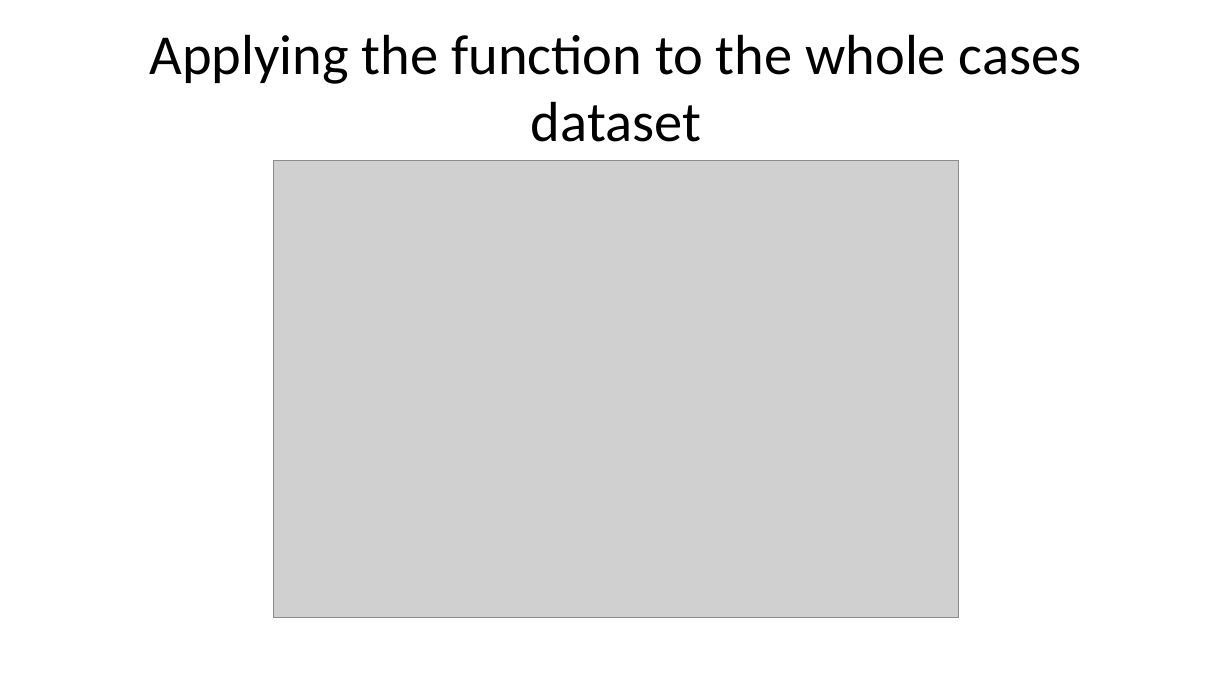
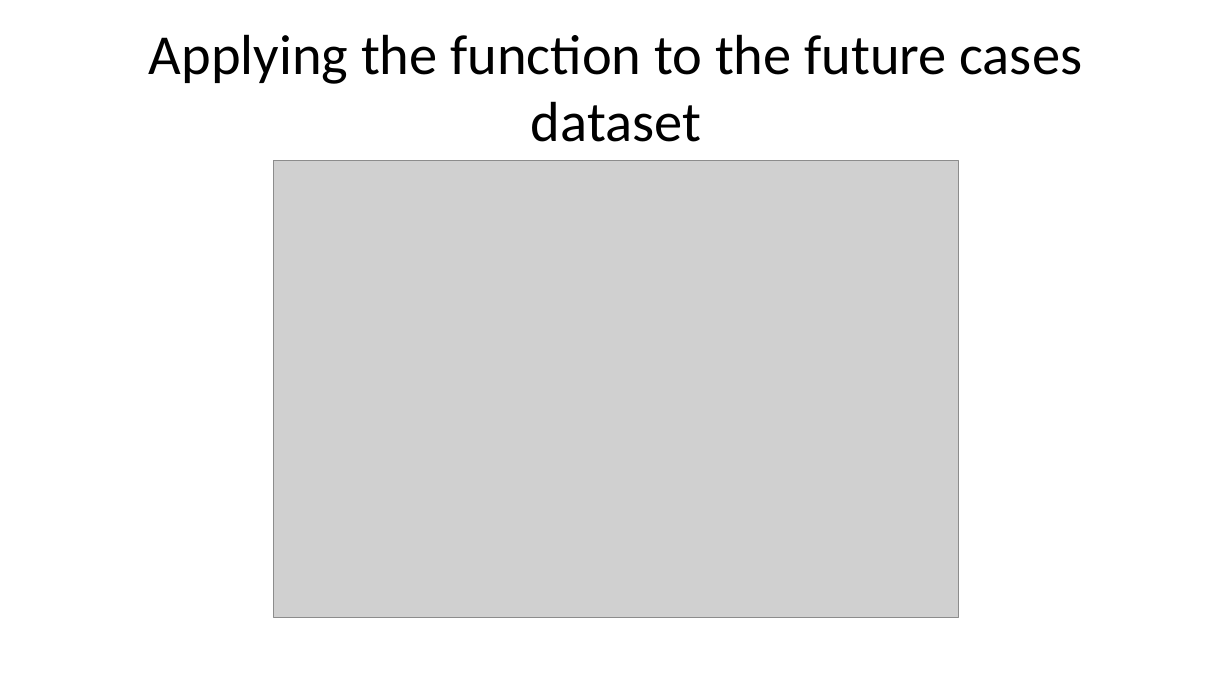
Before and after one commit to austinlackey/covid-simulations, a slide deck: slide 25 of main.pptx (slide 22 before the commit). Drawn at 1232x693 pixels with LibreOffice and Linux fonts; fonts in the diff are those of the drawing; grey boxes stand for pictures. Boxes give left, top, right and bottom in pixels: in the first picture for what was removed or moved away, otherwise in the second. Text is boxed around its words. In the diff, an @@ line names an element or a change of style, - is before the commit and + after.

```diff
--- a/main.pptx
+++ b/main.pptx
@@ title at (149,34,1083,142): text changed @@
-Applying the function to the whole cases dataset
+Applying the function to the future cases dataset
```
Also in this commit, not shown: 6 other slides changed, 12 slides added, 1 slide removed, 2 other files.
